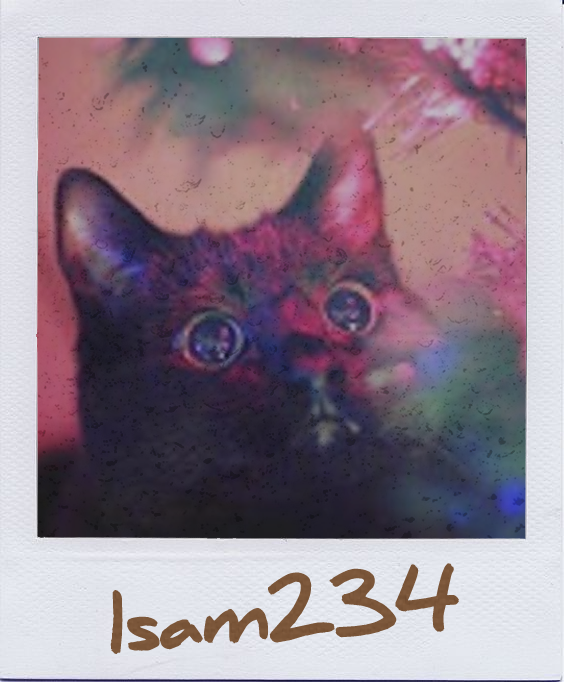
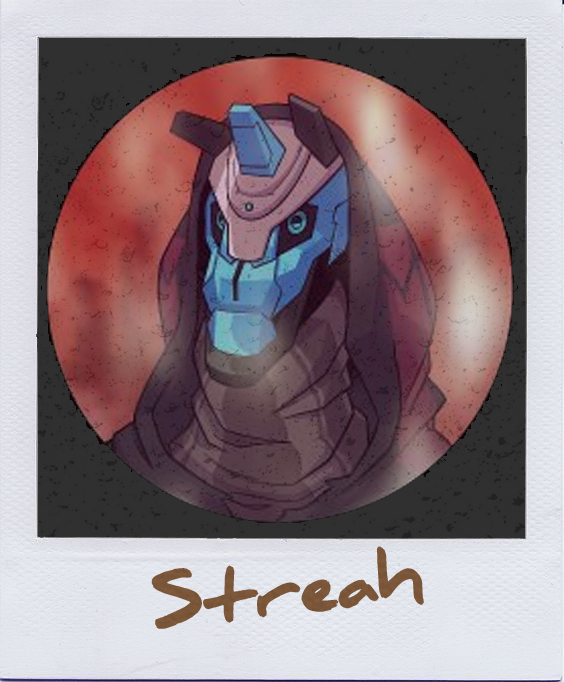
Layer changes from the first (564, 682) image to the second:
renamed "1sam234" to "Streah", painted on it over [110,546,459,654]
removed layer "Layer 1" over [36,37,526,539]
added layer "Layer 4" above "Layer 5" over [40,47,526,530]
added layer "Layer 5" over [36,37,526,654]
